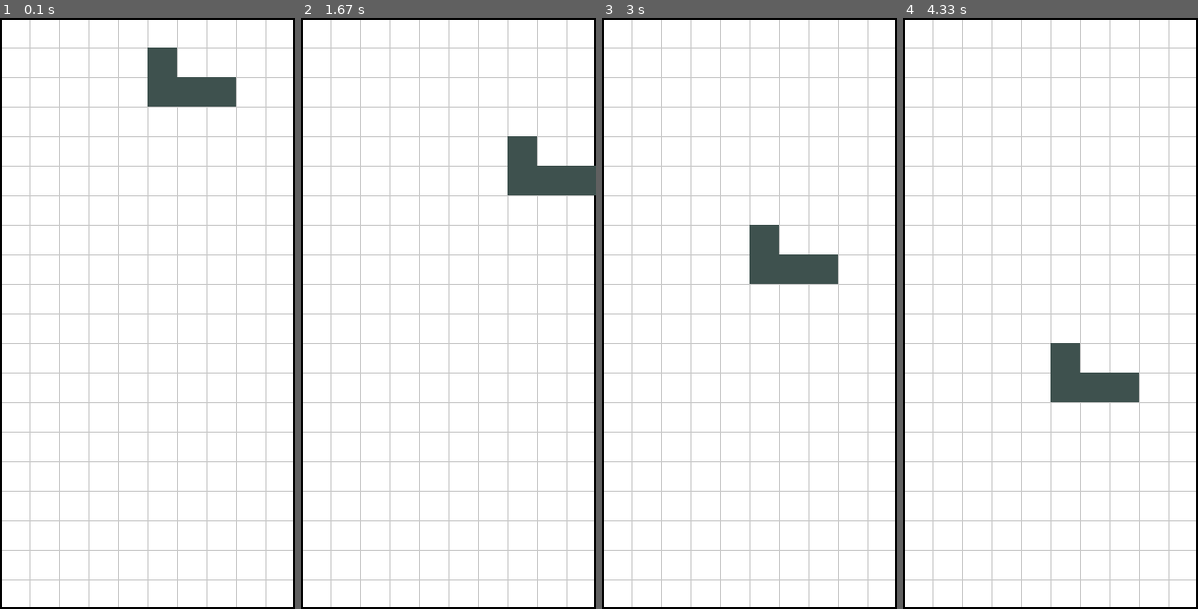
Above: before the commit, frames 1-4 (left to right).
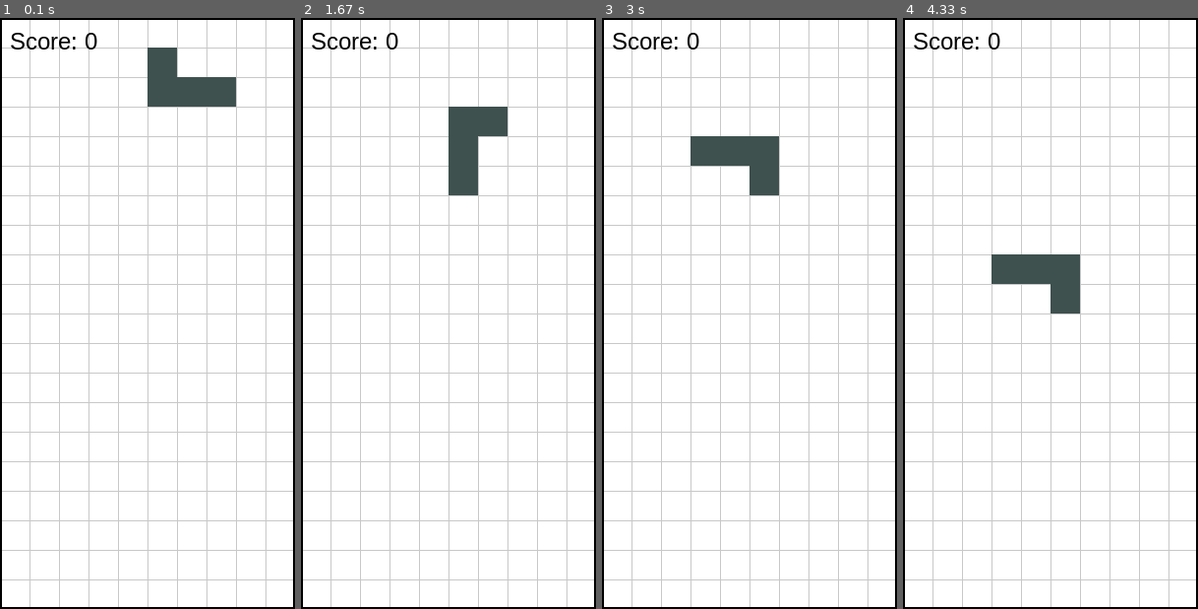
Above: after the commit, the same moments.

Repository: kt2763/tnb-pygame-tutorials-jp
Game: pygame game, started from like-tetris/game.py
The game is run twice, just before and just after one commit, with the same random seed, the same clock (stepped at 60 frames per second) and the same inputs.
Inputs:
- Up to frame 1 (0.1 s): no input
- Up to frame 2 (1.67 s): tap Space at 0.33, 0.73, 1.03, 1.23, 1.53 s; hold Right 0.67-1.13 s; hold Right 1.17-1.63 s
- Up to frame 3 (3 s): hold Left 1.67-2.2 s; tap Space at 1.73, 2.03, 2.3, 2.63, 2.93 s; hold Down 2.23-2.53 s; hold Left 2.57-2.97 s
- Up to frame 4 (4.33 s): hold Right 3-3.63 s; tap Space at 3.07, 3.37, 3.73, 4.13 s; hold Down 3.67-4.03 s; hold Left from 4.07 s (still down)

The runs differ from the first frame. In frame 1, 0.3% of the frame differs, in the area x 3-33%, y 2-6%; in frame 2, 4.3%, in the area x 3-100%, y 2-30%; in frame 3, 4.3%; in frame 4, 4.3%.

Commit message:
回転とブロック横並びで消す処理

Diff:
--- a/like-tetris/game.py
+++ b/like-tetris/game.py
@@ -42,6 +42,11 @@
         )
         self.x = GRID_WIDTH // 2
         self.y = 0
+        self.rotation = 0
+
+    def rotate(self):
+        # ブロックの形状を回転させる（90度回転）
+        self.shape = [(-y, x) for x, y in self.shape]
 
     def draw(self, surface):
         for pos in self.shape:
@@ -63,9 +68,6 @@
     return Block(shape)
 
 
-current_block = get_new_block()
-
-
 # 衝突判定の簡易実装
 def check_collision(block, grid):
     for pos in block.shape:
@@ -78,13 +80,35 @@
     return False
 
 
+# ライン消去の実装
+def clear_lines(grid):
+    global score
+    lines_cleared = 0
+    for y in range(GRID_HEIGHT):
+        if all(grid[y][x] for x in range(GRID_WIDTH)):
+            lines_cleared += 1
+            # 上の行を下に移動
+            for move_y in range(y, 0, -1):
+                grid[move_y] = grid[move_y - 1][:]
+            grid[0] = [0 for _ in range(GRID_WIDTH)]
+    if lines_cleared > 0:
+        score += lines_cleared * 100
+
+
 # グリッドの初期化
 grid = [[0 for _ in range(GRID_WIDTH)] for _ in range(GRID_HEIGHT)]
+
+# スコアの初期化
+score = 0
+font = pygame.font.SysFont("Arial", 24)
 
 # タイマーイベントの設定
 MOVE_DOWN = pygame.USEREVENT + 1
 pygame.time.set_timer(MOVE_DOWN, 500)  # 500ミリ秒ごとにMOVE_DOWNイベントを発生
 
+current_block = get_new_block()
+
+running = True
 running = True
 while running:
     for event in pygame.event.get():
@@ -100,6 +124,8 @@
                     y = current_block.y + pos[1]
                     if 0 <= x < GRID_WIDTH and 0 <= y < GRID_HEIGHT:
                         grid[y][x] = current_block.color
+                # ライン消去のチェック
+                clear_lines(grid)
                 # 新しいブロックを生成
                 current_block = get_new_block()
         elif event.type == pygame.KEYDOWN:
@@ -115,6 +141,12 @@
                 current_block.y += 1
                 if check_collision(current_block, grid):
                     current_block.y -= 1
+            elif event.key == pygame.K_SPACE:
+                current_block.rotate()
+                if check_collision(current_block, grid):
+                    # 回転後に衝突が発生した場合は元に戻す
+                    for _ in range(3):
+                        current_block.rotate()
 
     # 画面を白で塗りつぶす
     screen.fill(WHITE)
@@ -141,6 +173,10 @@
     # 現在のブロックを描画
     current_block.draw(screen)
 
+    # スコアの描画
+    score_text = font.render(f"Score: {score}", True, BLACK)
+    screen.blit(score_text, (10, 10))
+
     # 画面の更新
     pygame.display.update()
 
